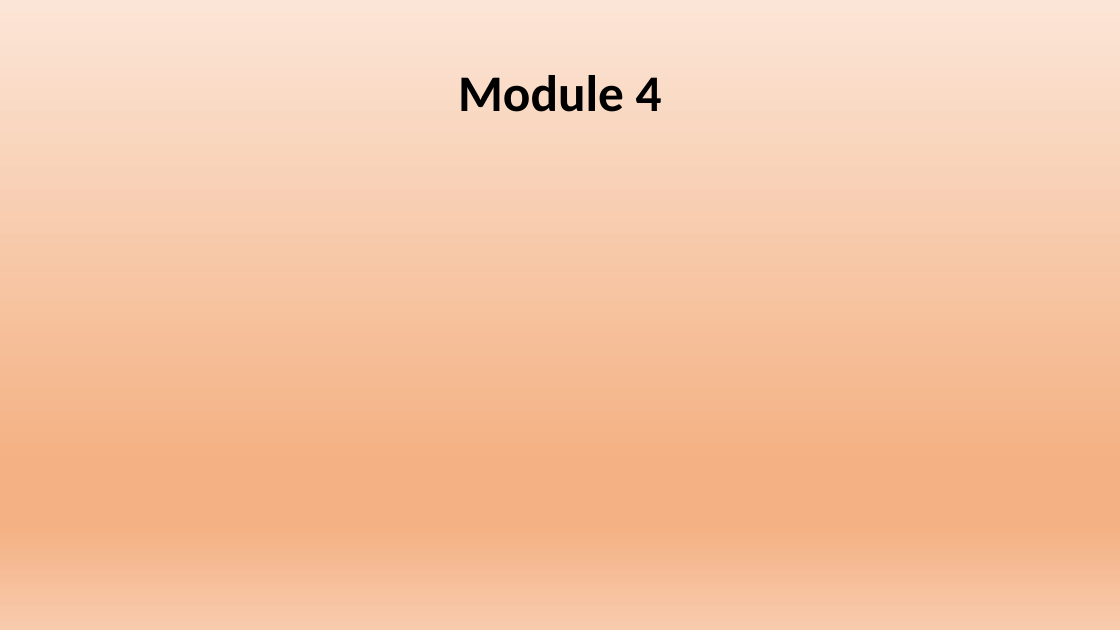
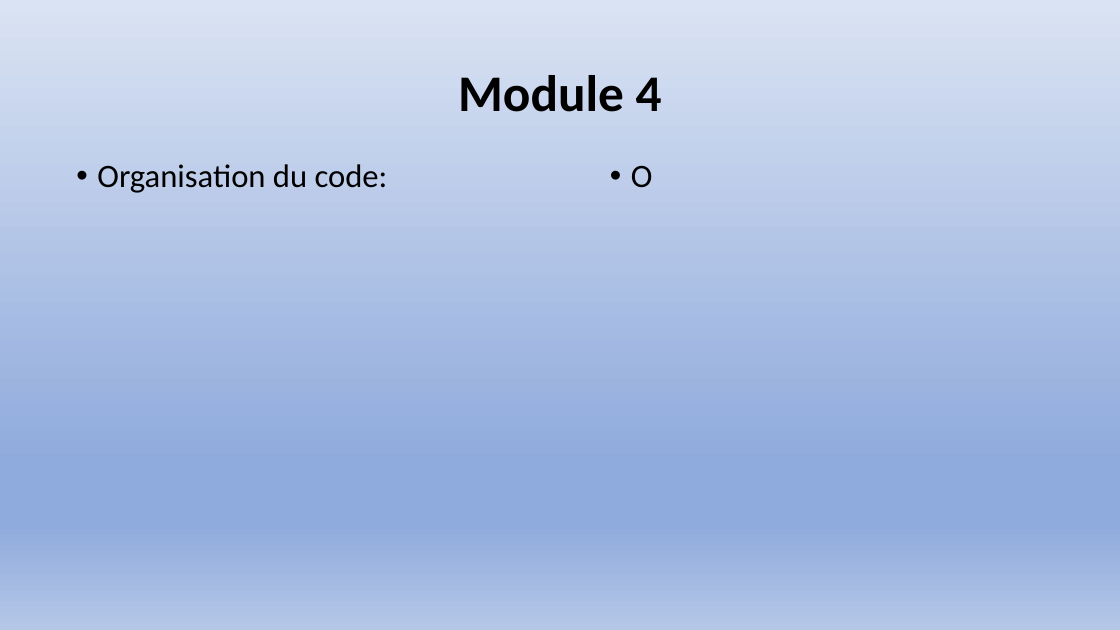
Before and after one commit to Exia-Jellyfish/UE-1-Projet-Grp7, a slide deck: slide 8 of PROJET 1 UE 1 diapositive.pptx. Drawn at 1120x630 pixels with LibreOffice and Linux fonts; fonts in the diff are those of the drawing. Boxes give left, top, right and bottom in pixels: in the first picture for what was removed or moved away, otherwise in the second. Text is boxed around its words. In the diff, an @@ line names an element or a change of style, - is before the commit and + after.

```diff
--- a/PROJET 1 UE 1 diapositive.pptx
+++ b/PROJET 1 UE 1 diapositive.pptx
@@ background gradient #FBE5D6 to #F4B183 to #F8CBAD to gradient #DAE3F3 to #8FAADC to #B4C7E7 @@
@@ text added at (97,164,388,193), 28 pt, text #000000 @@
+• Organisation du code:
@@ text added at (631,165,653,188), 28 pt, text #000000 @@
+• O
```
Also in this commit, not shown: 11 other slides changed.
